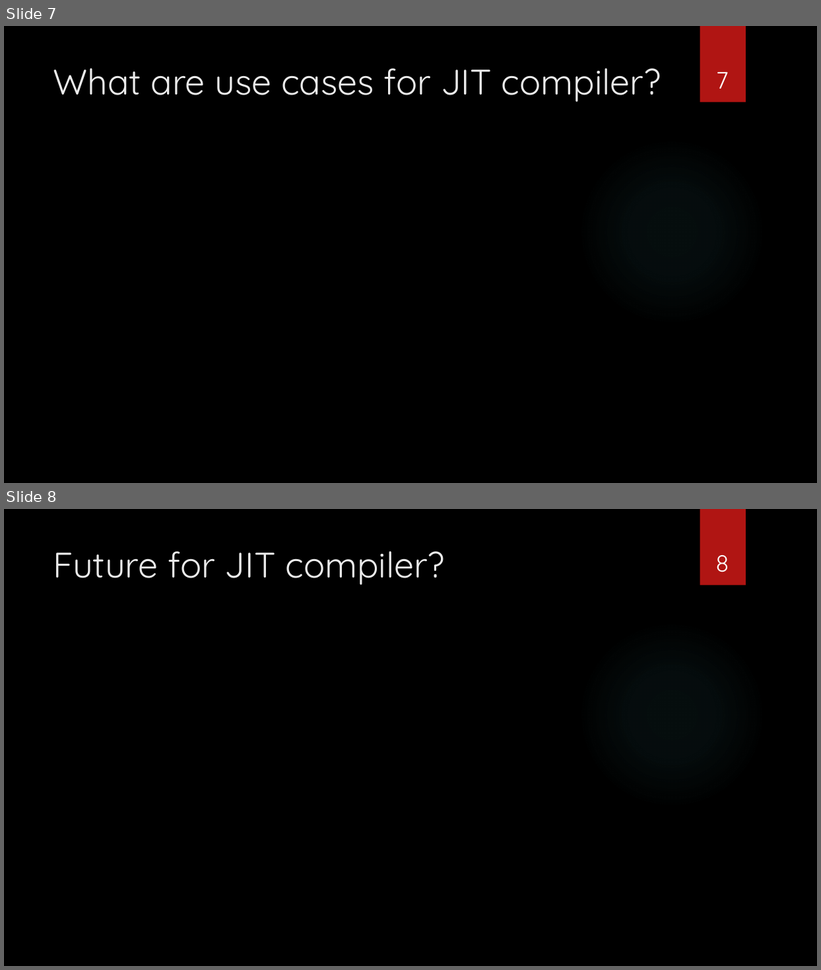
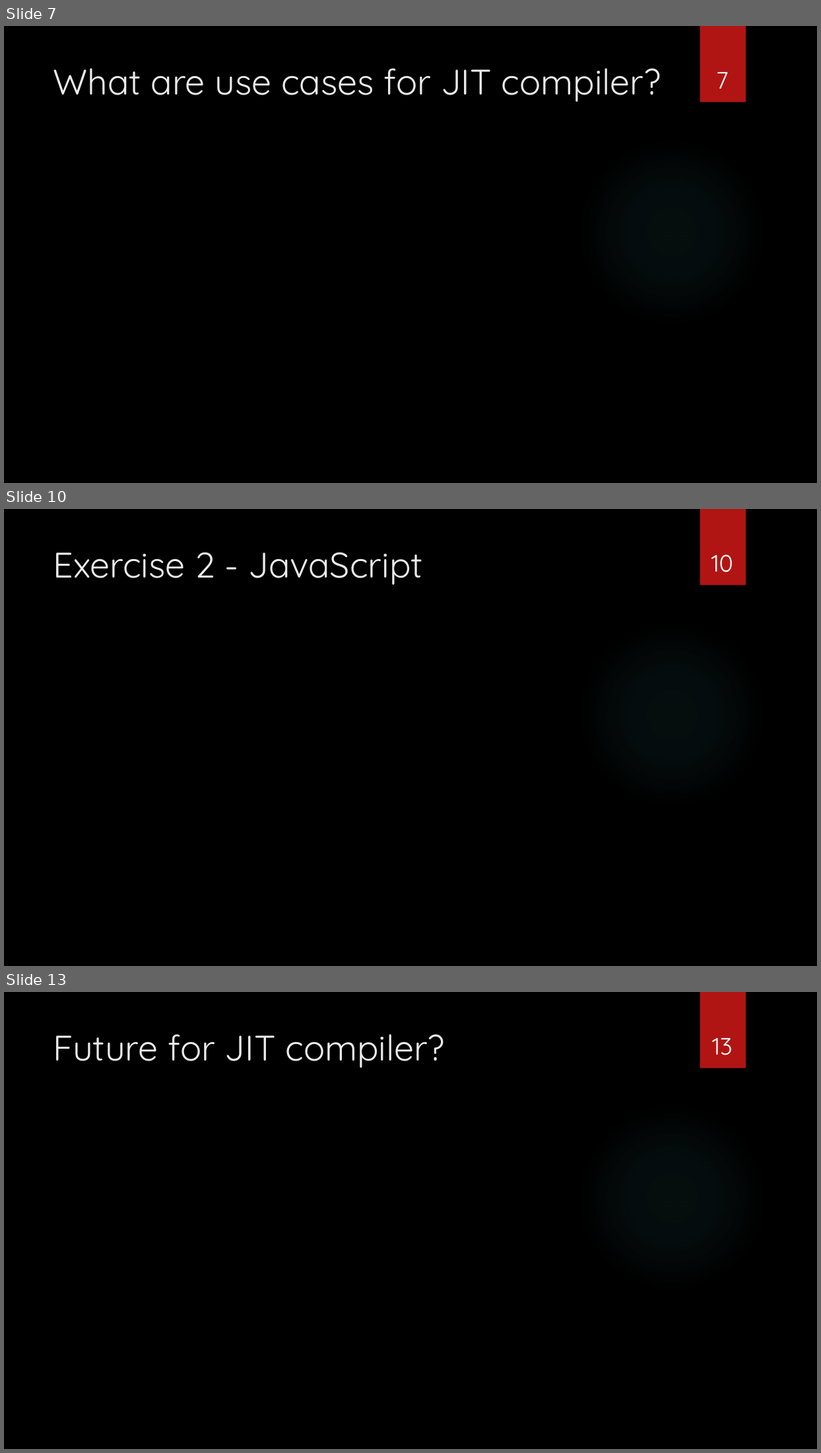
Before and after one commit to sebivenlo/esd-2024-jit-compiler, a slide deck: documents/presentation/presentation jit compiler.pptx. Shown one above the other, each under a label of ours: slides 7 and 8 before the commit, slides 7, 10 and 13 after it; the slides between them are not shown. The pictures are 821x970 and 821x1453 pixels, drawn with LibreOffice and Linux fonts; fonts in the diff are those of the drawing; background and template pictures are left out. Boxes give left, top, right and bottom in pixels: in the first picture for what was removed or moved away, otherwise in the second. Text is boxed around its words. In the diff, an @@ line names an element or a change of style, - is before the commit and + after.

```diff
--- a/documents/presentation/presentation jit compiler.pptx
+++ b/documents/presentation/presentation jit compiler.pptx
@@ slide 10 added at bbox=[4, 509, 817, 966], background picture (left out); not listed: 2 template elements that a slide beside it also shows @@
@@ title added at bbox=[54, 552, 423, 585], 42 pt, text #EBEBEB @@
+Exercise 2 - JavaScript
@@ page number added at bbox=[712, 555, 733, 572], 28 pt, text #FFFFFF @@
+10
@@ what was slide 8 is now slide 13 @@
@@ page number at bbox=[712, 1038, 733, 1055]: text changed @@
-8
+13
```
Also in this commit, not shown: 3 slides changed, 5 other slides added.
